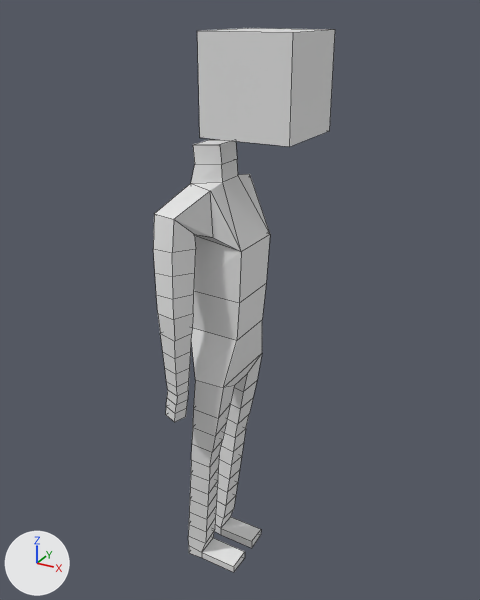
Two versions of the Blender file Assets/Models/person/person.blend, one commit apart.
Before and after are seen from a 50 mm camera at (-0.71, -1.91, 2.74) aimed at (-3.25, 2.71, 0.44). Arrows for +X, +Y and +Z are at lower left; the lights stay in place. Mesh edges are drawn as thin lines. Materials are left out; every surface is plain grey.

The older version as bpy lines, for what is in view:
```python
me_cube = bpy.data.meshes.new('Cube')
me_cube.from_pydata(...)  # a box spanning x -1.0..1.0, y -1.0..1.0, z -1.0..1.0
me_cube.materials.append(mat_mat_head)
me_vert = bpy.data.meshes.new('Vert')
me_vert.from_pydata(...)  # 244 vertices, 245 faces; spans x -0.27..0.36, y -0.68..0.68, z -2.19..1.87
ob_cube = bpy.data.objects.new('Cube', me_cube)
ob_cube.location = (-2.981, 2.632, 2.24)
ob_cube.scale = (0.362, 0.362, 0.362)
ob_vert = bpy.data.objects.new('Vert', me_vert)
ob_vert.location = (-3.398, 2.601, -0.07)
```
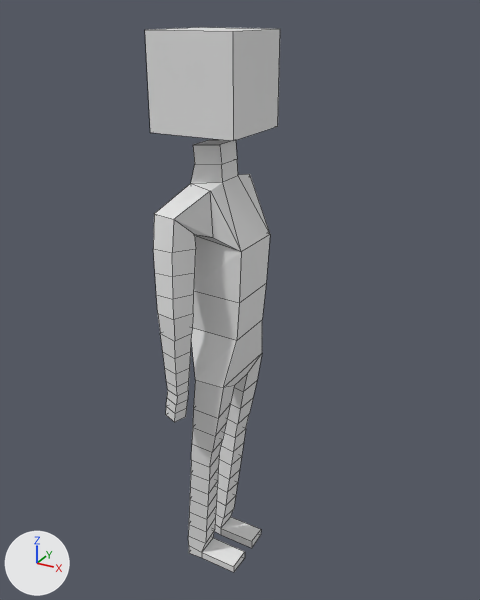
Patch to the scene script:
```diff
--- a/Assets/Models/person/person.blend.py
+++ b/Assets/Models/person/person.blend.py
@@ me_vert @@
 me_vert.from_pydata(...)  # 244 vertices, 245 faces; spans x -0.27..0.36, y -0.68..0.68, z -2.19..1.87
 # used by ob_vert; location = (-3.398, 2.601, -0.07)
+# me_vert part 1: a new loose piece, a box spanning x -0.38..0.34, y -0.33..0.39, z 1.95..2.67
@@ ob_cube @@
-ob_cube = bpy.data.objects.new('Cube', me_cube)
-ob_cube.location = (-2.981, 2.632, 2.24)
-ob_cube.scale = (0.362, 0.362, 0.362)
```

Boxes [x1, y1, x2, y2] around the edits, measured in the pictures (480 x 600 px):
'Vert', reshaped (15% wider, 26% taller): before [153, 140, 270, 572]; after [145, 27, 280, 572]
'Cube', deleted: before [197, 28, 335, 147]
part 1 of me_vert, added: after [145, 27, 280, 141]
